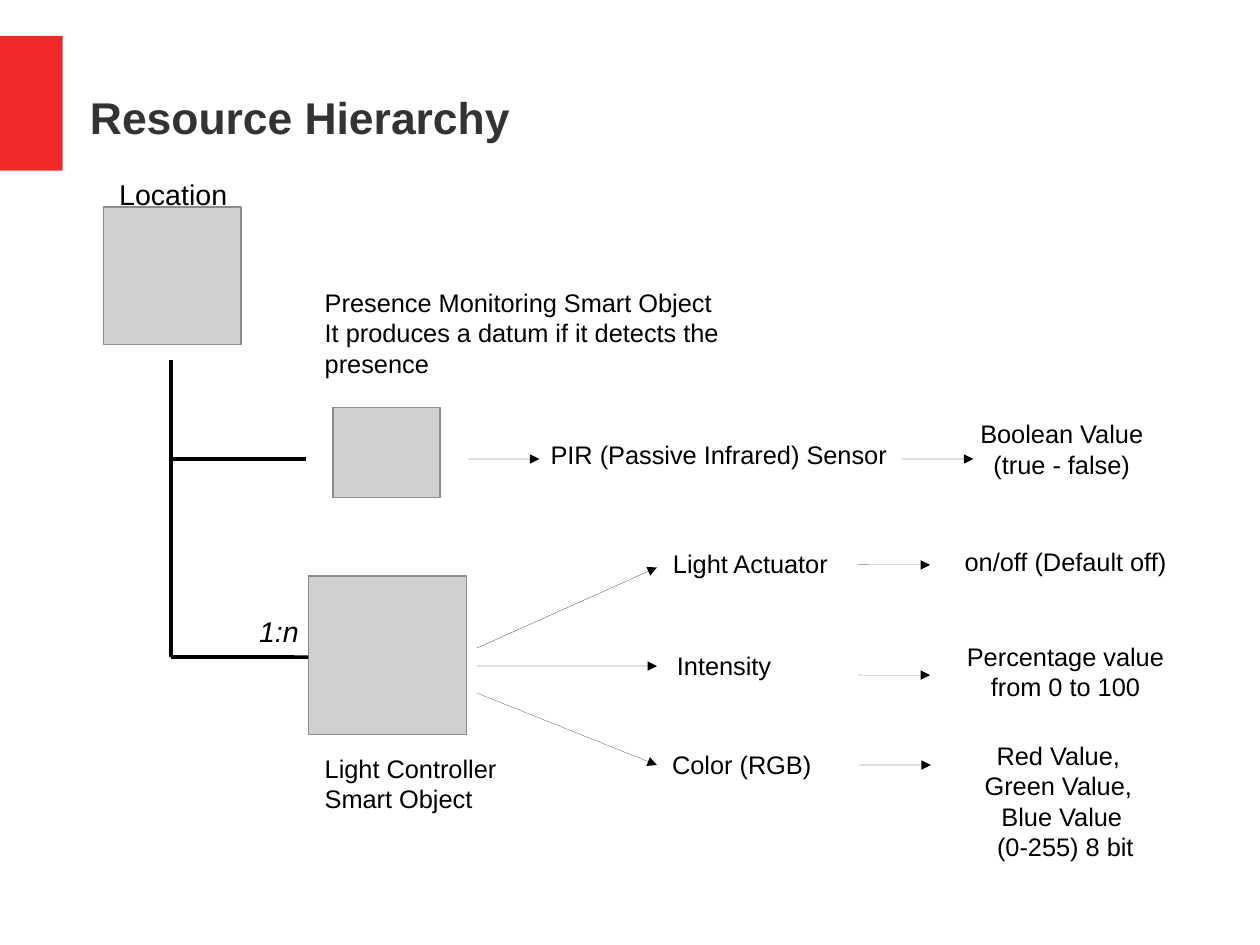
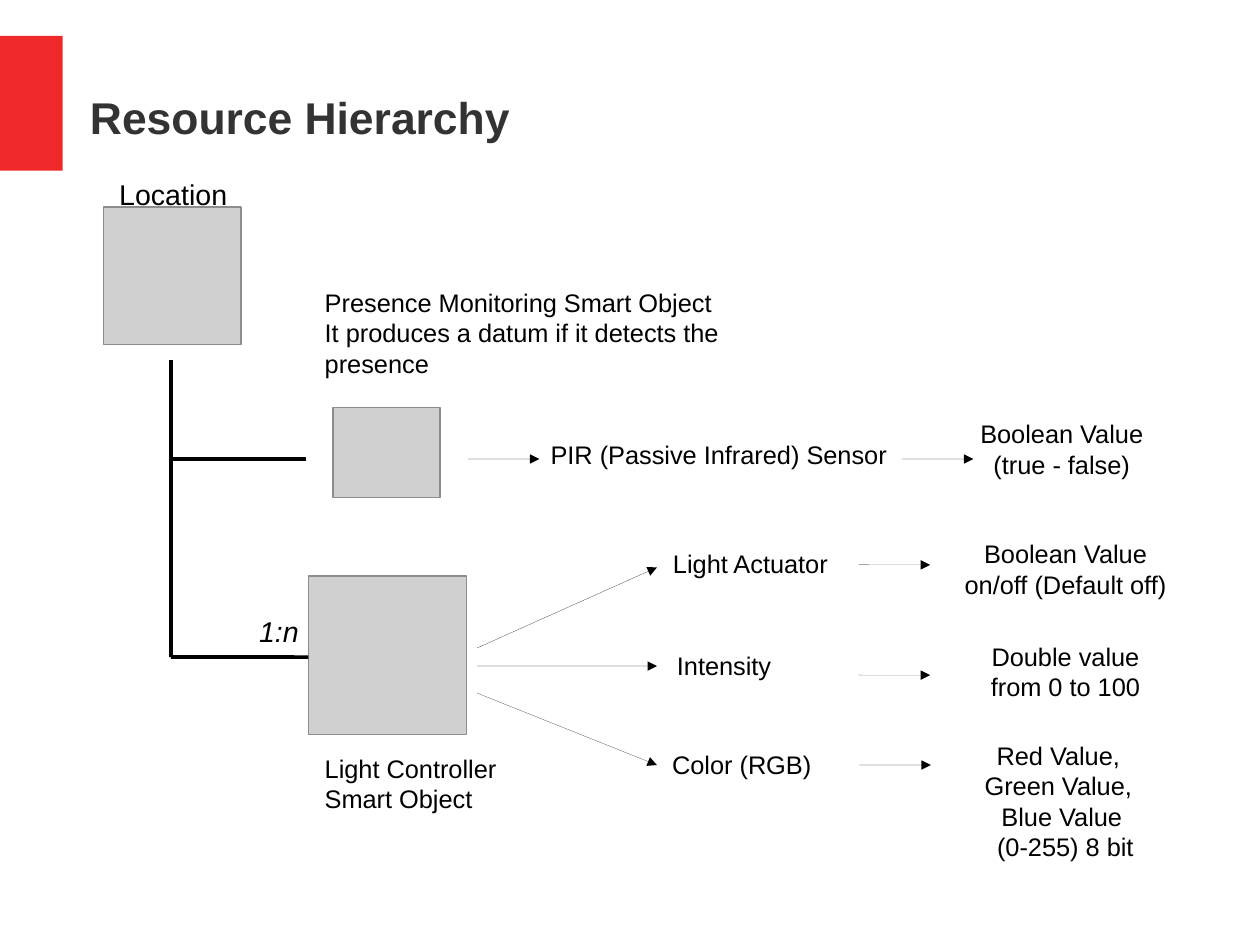
Before and after one commit to MatteoSpaggiari/smartHome, a slide deck: slide 7 of presentazione.odp (slide 6 before the commit). Drawn at 1260x945 pixels with LibreOffice and Linux fonts; fonts in the diff are those of the drawing; grey boxes stand for pictures. Boxes give left, top, right and bottom in pixels: in the first picture for what was removed or moved away, otherwise in the second. Text is boxed around its words. In the diff, an @@ line names an element or a change of style, - is before the commit and + after.

```diff
--- a/presentazione.odp
+++ b/presentazione.odp
@@ text "Boolean Value" moved from (x1=965, y1=552, x2=1166, y2=576) to (x1=965, y1=544, x2=1166, y2=599) @@
@@ text at (x1=984, y1=544, x2=1147, y2=564): paragraph added @@
+Boolean Value
@@ text at (x1=991, y1=647, x2=1140, y2=697): text changed @@
-Percentage value from 0 to 100
+Double value
+from 0 to 100
```
Also in this commit, not shown: 2 other slides changed, 3 slides added, 1 slide removed, 45 other files.
